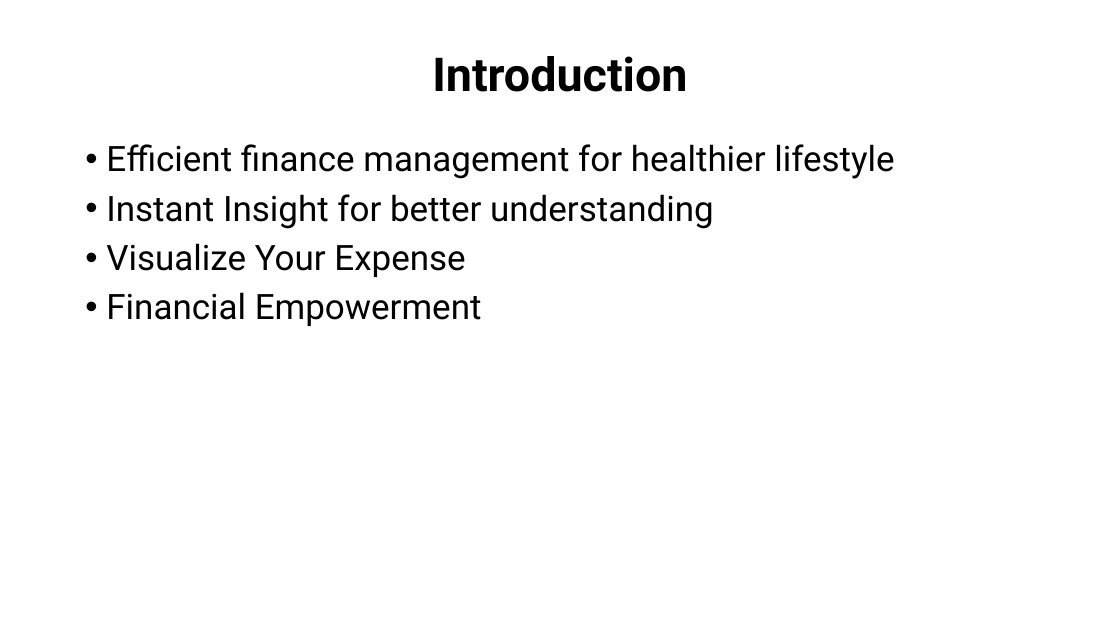
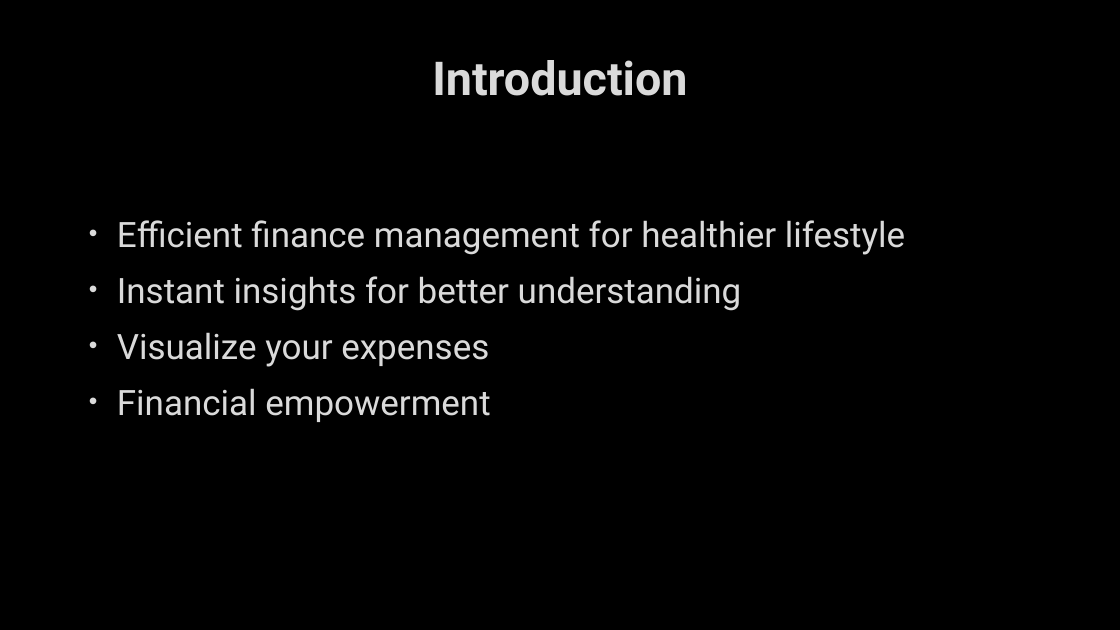
Before and after one commit to Vijaiey88/Scifor_Technologies_Work, a slide deck: slide 2 of Project1/Expense_tracker/Project1.pptx. Drawn at 1120x630 pixels with LibreOffice and Linux fonts; fonts in the diff are those of the drawing; background and template pictures are left out. Boxes give left, top, right and bottom in pixels: in the first picture for what was removed or moved away, otherwise in the second. Text is boxed around its words. In the diff, an @@ line names an element or a change of style, - is before the commit and + after.

```diff
--- a/Project1/Expense_tracker/Project1.pptx
+++ b/Project1/Expense_tracker/Project1.pptx
@@ background #FFFFFF to picture (left out) @@
@@ title "Introduction" at (x1=432, y1=60, x2=687, y2=96): text colour #000000 to #DADADA, letter outline none to #404040 0.75 pt; line spacing 0.9 to 1 @@
@@ text "Efficient finance management for healthier ..." moved from (x1=106, y1=144, x2=894, y2=326) to (x1=117, y1=220, x2=905, y2=422) @@
@@ text at (x1=117, y1=220, x2=905, y2=255): text colour #000000 to #DADADA, letter outline none to #404040 0.75 pt in "Efficient finance management for healthier lifestyle"; indent changed; line spacing 0.9 to 1; more space between paragraphs @@
@@ text at (x1=117, y1=276, x2=742, y2=422): text changed; text colour #000000 to #DADADA @@
-• Instant Insight for better understanding
-• Visualize Your Expense
-• Financial Empowerment
+• Instant insights for better understanding
+• Visualize your expenses
+• Financial empowerment
```
Also in this commit, not shown: 9 other slides changed, 1 slide added.
